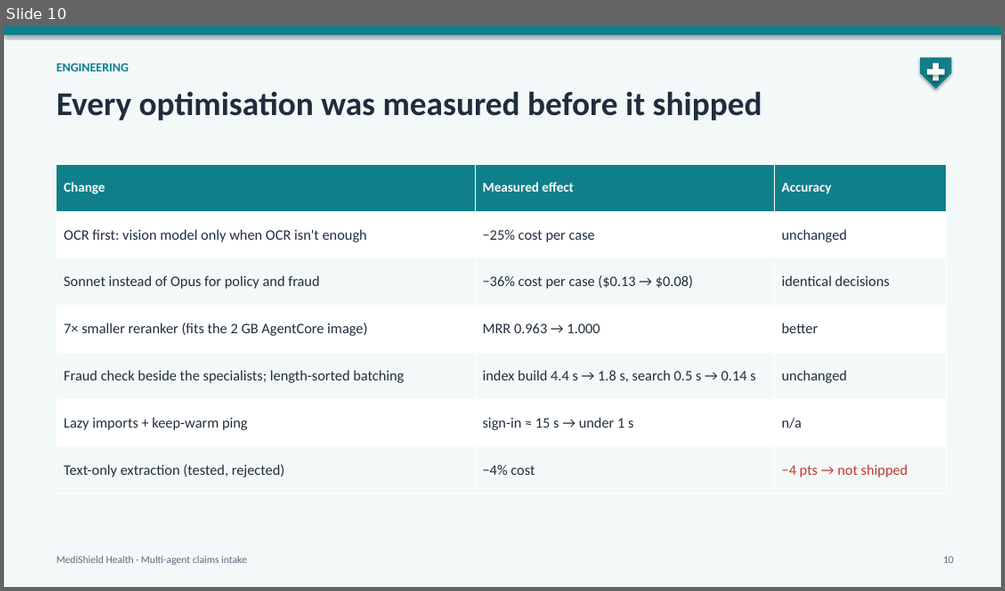
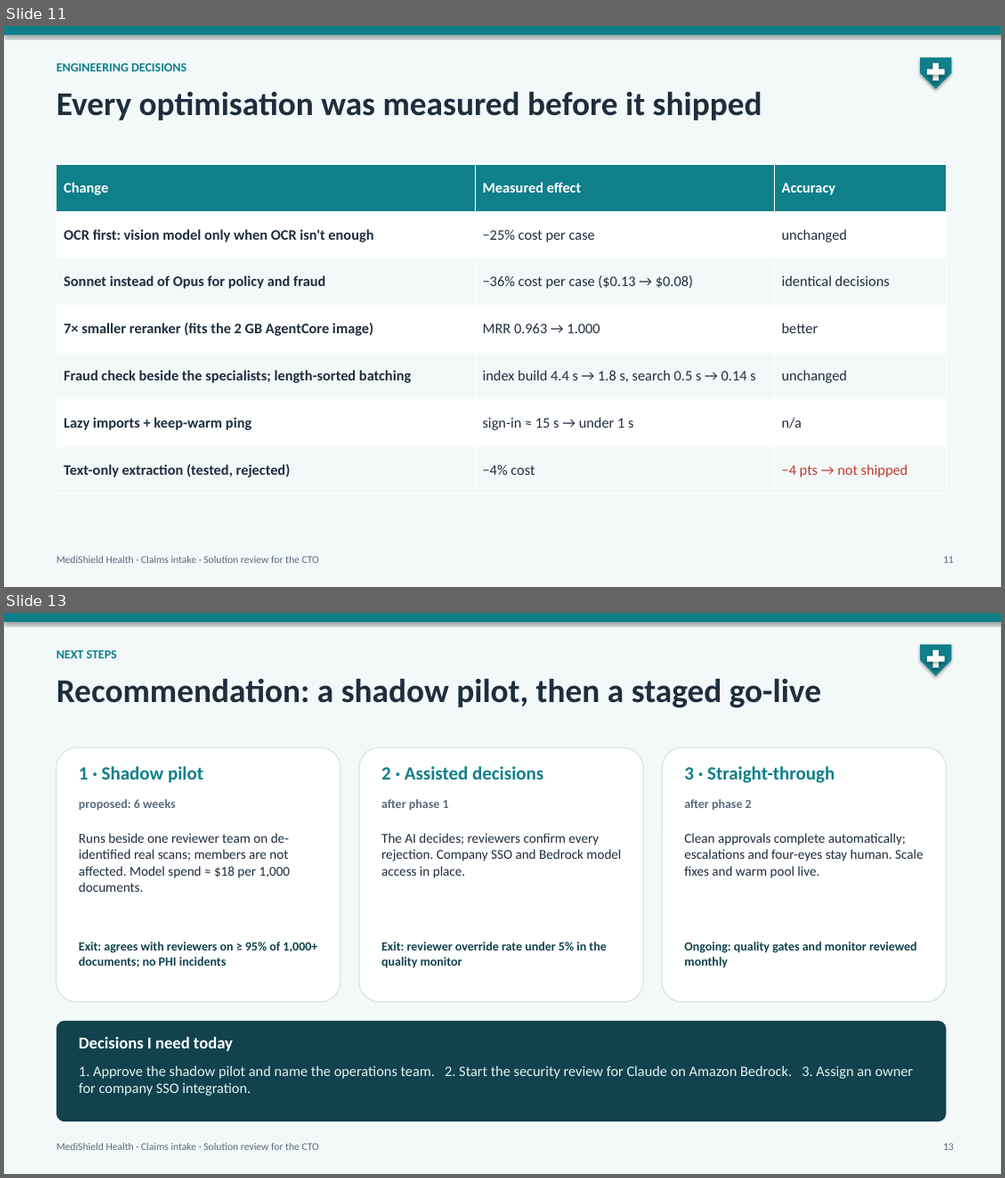
Before and after one commit to raghav010126/Capstone, a slide deck: docs/MediShield_capstone.pptx. Shown one above the other, each under a label of ours: slide 10 before the commit, slides 11 and 13 after it; the slides between them are not shown. The pictures are 1005x591 and 1005x1178 pixels, drawn with LibreOffice and Linux fonts; fonts in the diff are those of the drawing. Boxes give left, top, right and bottom in pixels: in the first picture for what was removed or moved away, otherwise in the second. Text is boxed around its words. In the diff, an @@ line names an element or a change of style, - is before the commit and + after.

```diff
--- a/docs/MediShield_capstone.pptx
+++ b/docs/MediShield_capstone.pptx
@@ slide 13 added at box(4, 613, 1001, 1174), background #F3F8F9 @@
@@ rectangle added at box(4, 613, 1001, 622), fill #0F7F8A @@
@@ text added at box(57, 650, 117, 658), 12 pt, text #0F7F8A, bold @@
+NEXT STEPS
@@ pentagon arrow added at box(920, 644, 952, 676), fill #0F7F8A @@
@@ rectangle added at box(927, 657, 945, 662), fill #FFFFFF @@
@@ rectangle added at box(933, 650, 938, 668), fill #FFFFFF @@
@@ text added at box(57, 678, 821, 708), 32 pt, text #1F2D3D, bold @@
+Recommendation: a shadow pilot, then a staged go-live
@@ rounded rectangle added at box(57, 747, 340, 1002), fill #FFFFFF, outline #D8E4E7 1 pt @@
@@ text added at box(79, 766, 203, 783), 18 pt, text #0F7F8A, bold @@
+1 · Shadow pilot
@@ rounded rectangle added at box(359, 747, 643, 1002), fill #FFFFFF, outline #D8E4E7 1 pt @@
@@ text added at box(381, 766, 543, 779), 18 pt, text #0F7F8A, bold @@
+2 · Assisted decisions
@@ rounded rectangle added at box(662, 747, 947, 1002), fill #FFFFFF, outline #D8E4E7 1 pt @@
@@ text added at box(684, 766, 834, 783), 18 pt, text #0F7F8A, bold @@
+3 · Straight-through
@@ text added at box(79, 799, 176, 810), 12 pt, text #5B6B7A, bold @@
+proposed: 6 weeks
@@ text added at box(381, 799, 449, 810), 12 pt, text #5B6B7A, bold @@
+after phase 1
@@ text added at box(684, 799, 752, 810), 12 pt, text #5B6B7A, bold @@
+after phase 2
@@ text added at box(79, 833, 290, 892), 13 pt, text #1F2D3D @@
+Runs beside one reviewer team on de-identified real scans; members are not affected. Model spend ≈ $18 per 1,000 documents.
@@ text added at box(381, 833, 621, 878), 13 pt, text #1F2D3D @@
+The AI decides; reviewers confirm every rejection. Company SSO and Bedrock model access in place.
@@ text added at box(684, 833, 922, 878), 13 pt, text #1F2D3D @@
+Clean approvals complete automatically; escalations and four-eyes stay human. Scale fixes and warm pool live.
@@ text added at box(79, 941, 317, 967), 12 pt, text #12424D, bold @@
+Exit: agrees with reviewers on ≥ 95% of 1,000+ documents; no PHI incidents
@@ text added at box(381, 941, 606, 968), 12 pt, text #12424D, bold @@
+Exit: reviewer override rate under 5% in the quality monitor
@@ text added at box(684, 941, 917, 968), 12 pt, text #12424D, bold @@
+Ongoing: quality gates and monitor reviewed monthly
@@ rounded rectangle added at box(57, 1021, 947, 1121), fill #12424D @@
@@ text added at box(79, 1037, 233, 1051), 16 pt, text #FFFFFF, bold @@
+Decisions I need today
@@ text added at box(79, 1065, 914, 1095), 14 pt, text #E1F2F3 @@
+1. Approve the shadow pilot and name the operations team. 2. Start the security review for Claude on Amazon Bedrock. 3. Assign an owner for company SSO integration.
@@ text added at box(57, 1143, 319, 1150), 10 pt, text #5B6B7A @@
+MediShield Health · Claims intake · Solution review for the CTO
@@ text added at box(943, 1143, 954, 1150), 10 pt, text #5B6B7A @@
+13
@@ what was slide 10 is now slide 11 @@
@@ slide 11 changed as well @@
@@ text at box(57, 63, 186, 71): text changed @@
-ENGINEERING
+ENGINEERING DECISIONS
@@ table at box(57, 164, 947, 493) @@
@@ size 13 to 14 pt in "Change", "Measured effect", "Accuracy" @@
@@ bold on in "OCR first: vision model only when OCR ...", "Sonnet instead of Opus for policy and ...", "7× smaller reranker (fits the 2 GB ...", "Fraud check beside the specialists; length-sorted batching" and 2 more places @@
@@ text at box(57, 556, 319, 563): text changed @@
-MediShield Health · Multi-agent claims intake
+MediShield Health · Claims intake · Solution review for the CTO
@@ text at box(943, 556, 954, 563): text changed @@
-10
+11
```
Also in this commit, not shown: 5 other slides changed, 7 other slides added, 5 slides removed, 2 other files.
